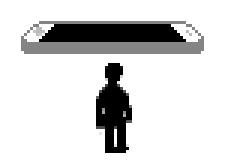
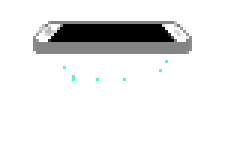
Layered file, before and after one edit (225 x 162). Changes by layer:
painted on "Layer 6" over 63, 60, 168, 81
painted on "phone" (2nd of 2, in "phone") over 21, 21, 204, 54
painted on "dude" over 96, 63, 132, 153
